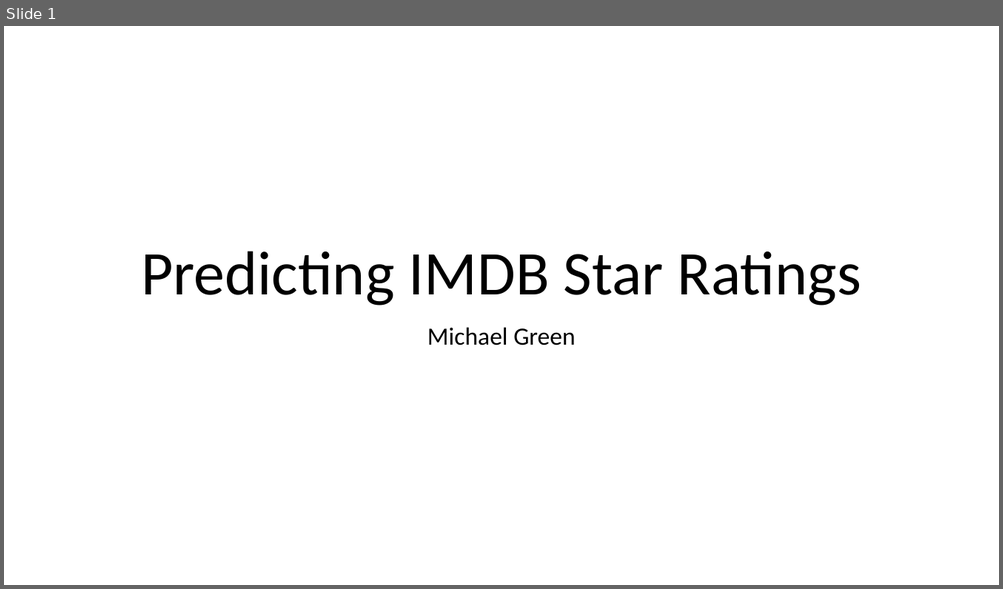
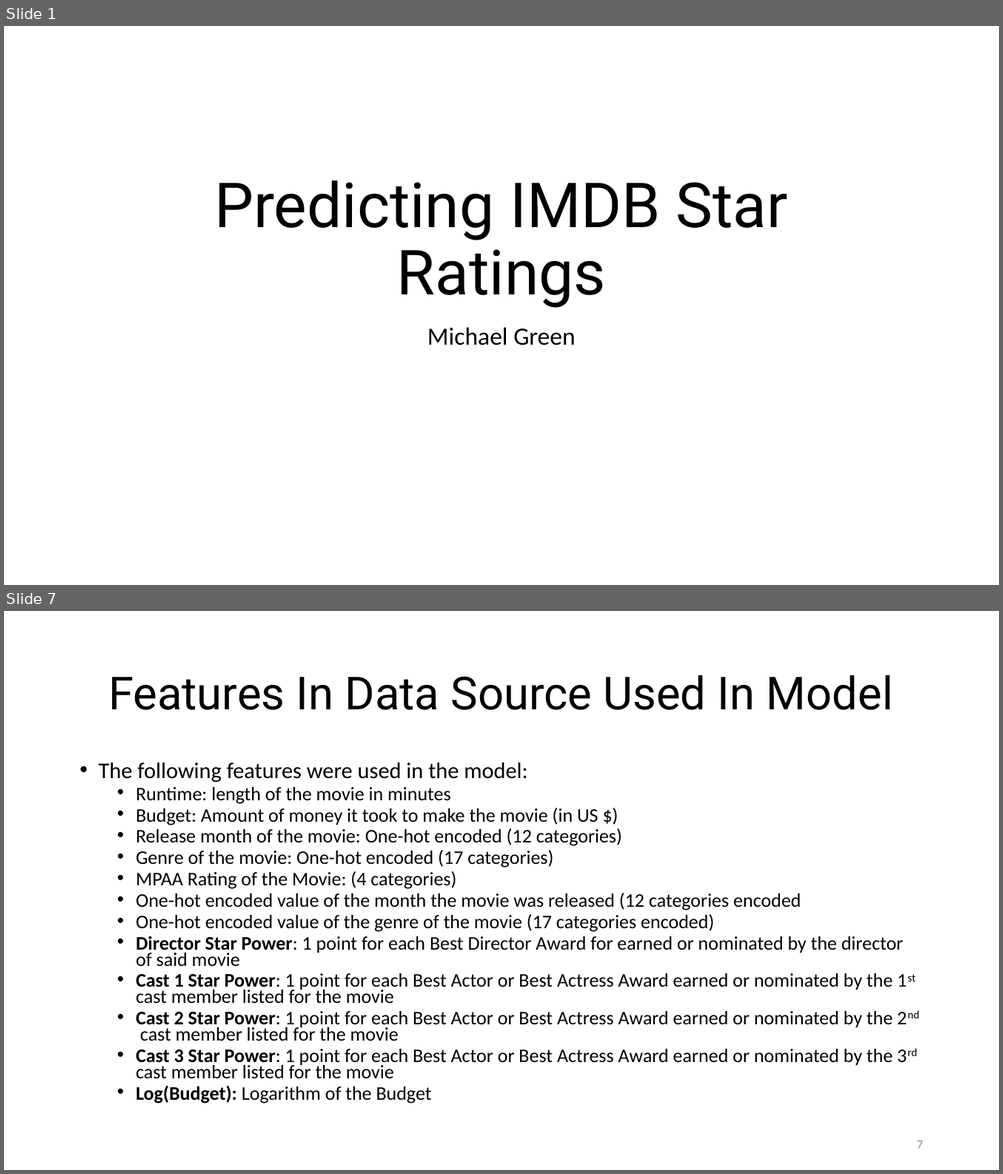
Before and after one commit to michael-a-green/Metis_Project2, a slide deck: Michael_Green_Metis_Project2.pptx. Shown one above the other, each under a label of ours: slide 1 before the commit, slides 1 and 7 after it; the slides between them are not shown. The pictures are 1003x589 and 1003x1174 pixels, drawn with LibreOffice and Linux fonts; fonts in the diff are those of the drawing. Boxes give left, top, right and bottom in pixels: in the first picture for what was removed or moved away, otherwise in the second. Text is boxed around its words. In the diff, an @@ line names an element or a change of style, - is before the commit and + after.

```diff
--- a/Michael_Green_Metis_Project2.pptx
+++ b/Michael_Green_Metis_Project2.pptx
@@ slide 7 added at [4, 611, 999, 1170], background #FFFFFF @@
@@ title added at [108, 675, 893, 710], 44 pt, text #000000 @@
+Features In Data Source Used In Model
@@ text added at [99, 763, 903, 1104], 18.6 pt, text #000000 @@
+• The following features were used in the model:
+  • Runtime: length of the movie in minutes
+  • Budget: Amount of money it took to make the movie (in US $)
+  • Release month of the movie: One-hot encoded (12 categories)
+  • Genre of the movie: One-hot encoded (17 categories)
+  • MPAA Rating of the Movie: (4 categories)
+  • One-hot encoded value of the month the movie was released (12 categories encoded
+  • One-hot encoded value of the genre of the movie (17 categories encoded)
+  • Director Star Power: 1 point for each Best Director Award for earned or nominated by the director of said movie
+  • Cast 1 Star Power: 1 point for each Best Actor or Best Actress Award earned or nominated by the 1st cast member listed for the movie
+  • Cast 2 Star Power: 1 point for each Best Actor or Best Actress Award earned or nominated by the 2nd cast member listed for the movie
+  • Cast 3 Star Power: 1 point for each Best Actor or Best Actress Award earned or nominated by the 3rd cast member listed for the movie
+  • Log(Budget): Logarithm of the Budget
@@ page number added at [916, 1141, 922, 1149], 12 pt, text #8C8C8C @@
+7
@@ slide 1 changed as well @@
@@ title "Predicting IMDB Star Ratings" at [214, 181, 788, 308]: font Calibri to Roboto @@
```
Also in this commit, not shown: 14 other slides added, 1 slide removed, 2 other files.
